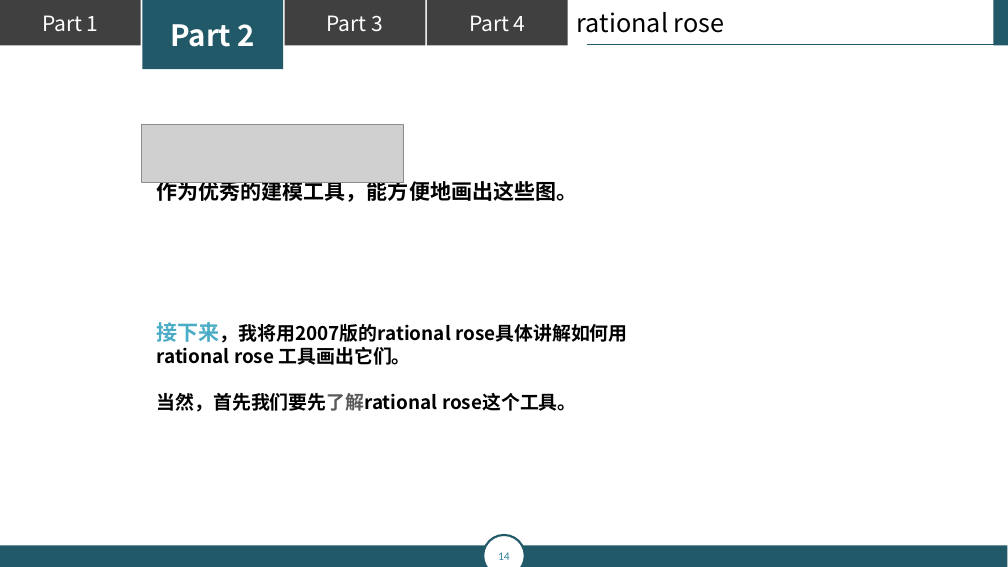
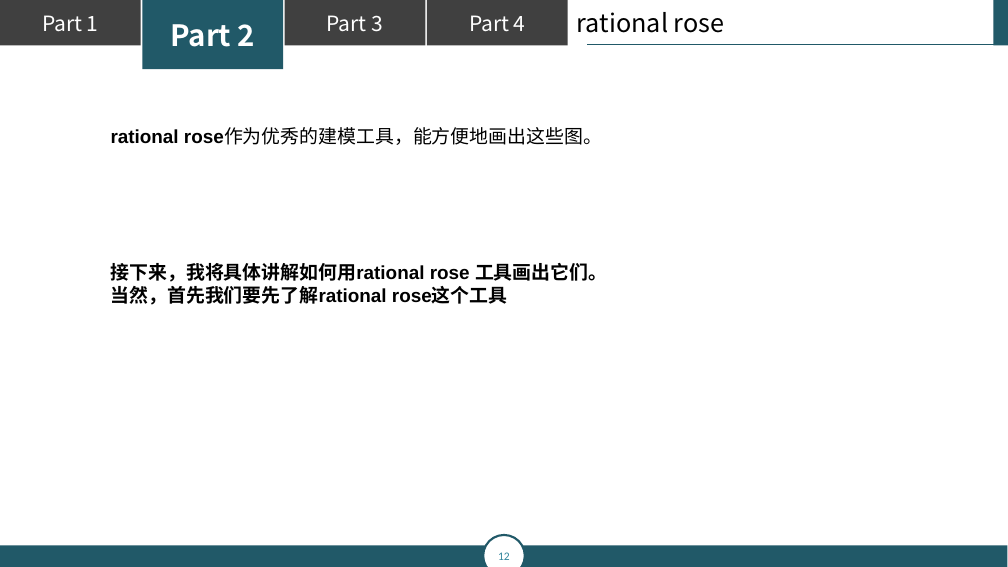
Before and after one commit to popopoi/PRD2018-G07, a slide deck: slide 12 of 翻转课堂PPT/PRD2018-G07-第五周翻转课堂PPT.pptx (slide 14 before the commit). Drawn at 1008x567 pixels with LibreOffice and Linux fonts; fonts in the diff are those of the drawing; grey boxes stand for pictures. Boxes give left, top, right and bottom in pixels: in the first picture for what was removed or moved away, otherwise in the second. Text is boxed around its words. In the diff, an @@ line names an element or a change of style, - is before the commit and + after.

```diff
--- a/翻转课堂PPT/PRD2018-G07-第五周翻转课堂PPT.pptx
+++ b/翻转课堂PPT/PRD2018-G07-第五周翻转课堂PPT.pptx
@@ text at bbox=[111, 129, 607, 305]: text changed; font Noto Sans CJK SC to Arial @@
-作为优秀的建模工具，能方便地画出这些图。
-接下来，我将用2007版的rational rose具体讲解如何用
-rational rose 工具画出它们。
-当然，首先我们要先了解rational rose这个工具。
+rational rose作为优秀的建模工具，能方便地画出这些图。
+接下来，我将具体讲解如何用rational rose 工具画出它们。
+当然，首先我们要先了解rational rose这个工具
@@ picture removed at bbox=[141, 125, 403, 182] @@
@@ page number at bbox=[498, 552, 510, 560]: text changed @@
-14
+12
```
Also in this commit, not shown: 35 other slides changed, 15 slides removed.
